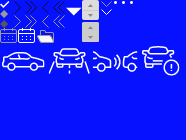
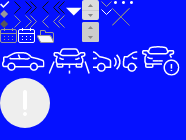
Layered file, before and after one edit (186x140). Changes by layer:
added layer "title" above "그룹 92" over [112, 8, 130, 26]
added layer "그룹 92" above "토글 버튼" over [0, 78, 50, 128]
